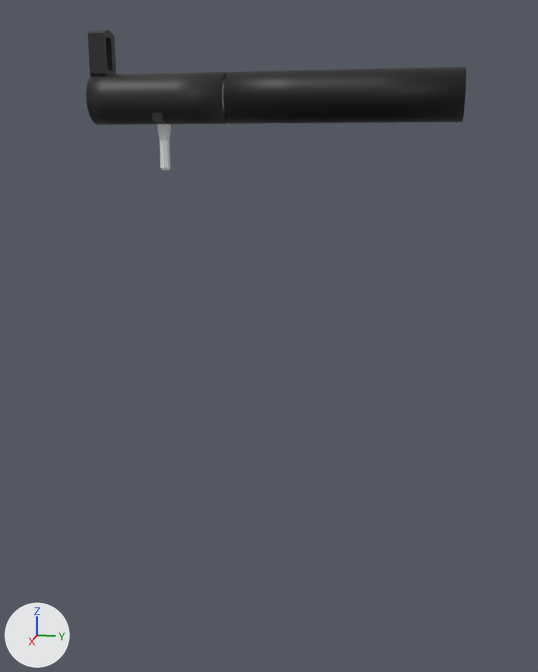
Two versions of the glTF model assets/models/STA_launcher.glb, one commit apart.
The view is the same before and after, from a 50 mm camera at (1.778, 0.233, 1.369) aimed at (-0.217, -0.165, 0.871). The lights are fixed; the arrows at lower left show +X, +Y and +Z. The first picture is the older version. Where no turn or scale is listed for an object, it has been applied to the vertices.

Names of what the first picture shows: 'STA_launcher', 'back_half', 'rocket'.
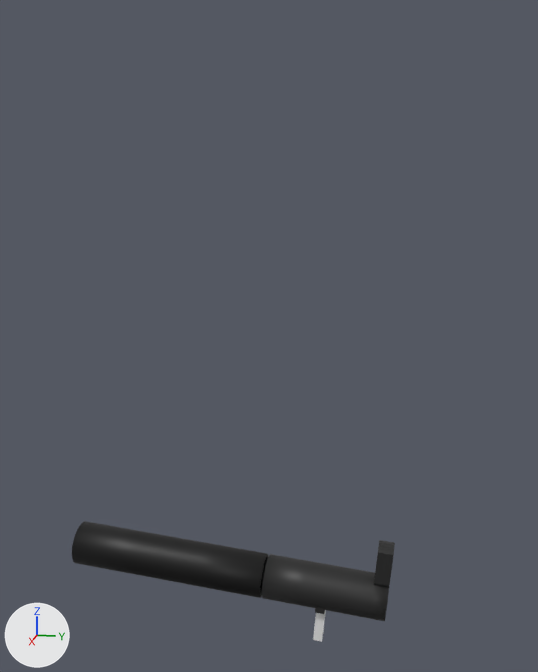
The change in detail:
Mesh me_cube_001_1 is new.
It has 428 vertices, 824 faces and spans x -4.8..4.7, y -13.6..13.2, z -4.2..21.8.
Faces by material slot: [790, 34].
It uses material mat_material_004 (black #222222).
It uses material mat_material_005 (white #e7e7e7).
Object 'STA_launcher' (ob_sta_launcher) is deleted.
In object 'back_half' (ob_back_half), parent goes from ob_sta_launcher to ob_front_half.
Object 'back_half' (ob_back_half) moves from (0.0, 35.95, -0.0000153) to (0.0, 35.95, -0.0000124).
Object 'rocket' (ob_rocket) is deleted.
Object 'front_half' (ob_front_half) is new; it shows me_cube_001_1.
Its location is (-0.191, 0.0, 0.0).
Its rotation in degrees is (4.5, 0, -180).
Its scale is (0.0135, 0.0135, 0.0135).

Pixel boxes (x1, y1, x2, y2) of what changed, in the pictures (538 x 672 px):
'back_half', moved: before (223, 67, 466, 124); after (72, 521, 269, 598)
'STA_launcher', deleted: before (86, 30, 228, 170)
    faces in mat_material_004 (black #222222): (86, 30, 228, 125)
    faces in mat_material_005 (white #e7e7e7): (158, 124, 171, 170)
'front_half', added: after (262, 540, 395, 641)
    faces in mat_material_004 (black #222222): (262, 540, 395, 621)
    faces in mat_material_005 (white #e7e7e7): (313, 610, 326, 641)
'rocket', deleted (mostly hidden): before (222, 80, 226, 116)
